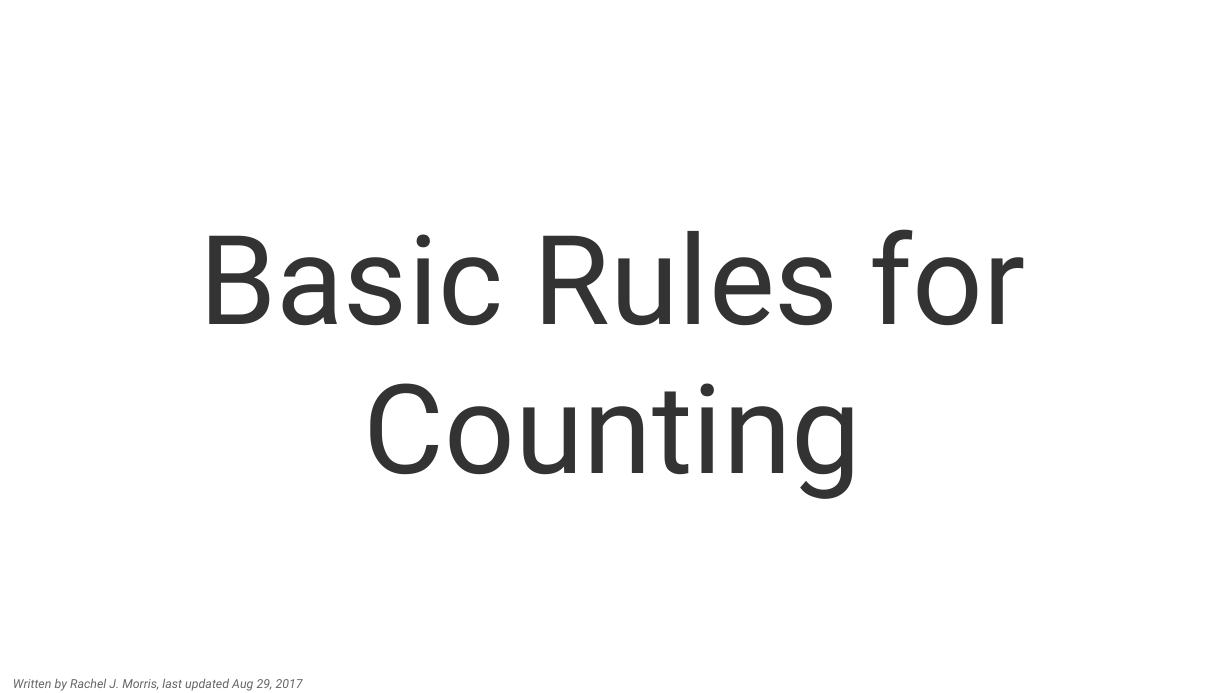
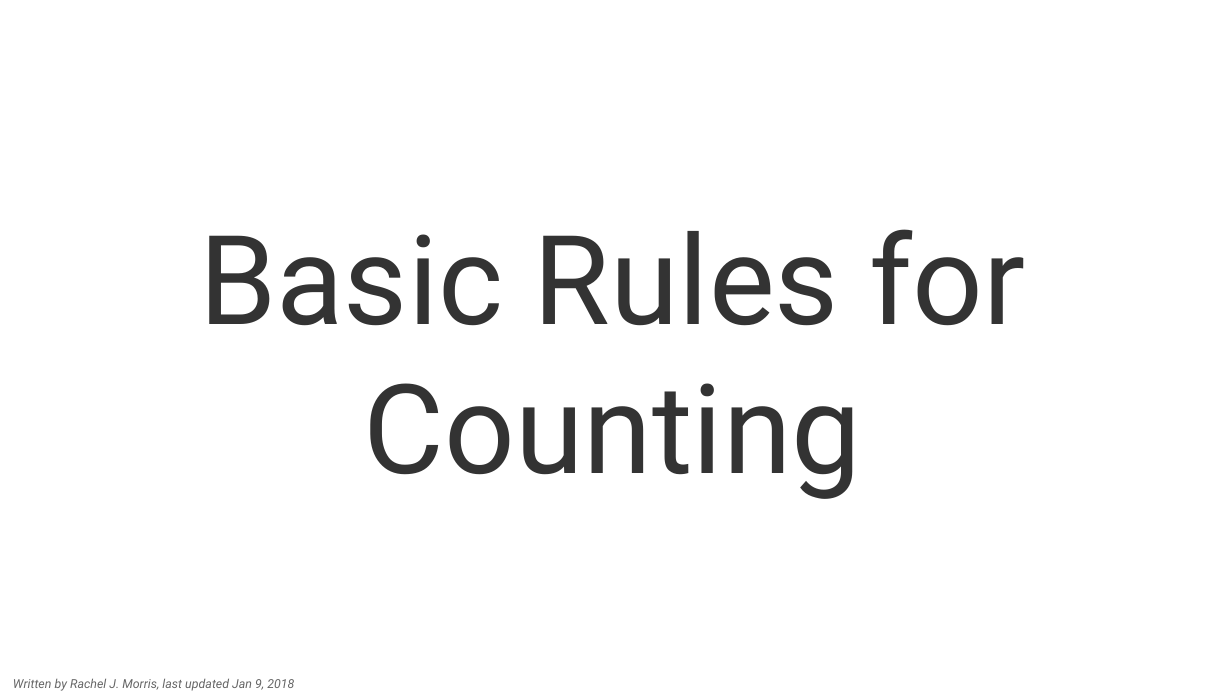
Before and after one commit to nguyenchithien/CS211-Discrete-Structures-II, a slide deck: slide 1 of Lectures/Lecture 5.2.odp. Drawn at 1232x693 pixels with LibreOffice and Linux fonts; fonts in the diff are those of the drawing; background and template pictures are left out. Boxes give left, top, right and bottom in pixels: in the first picture for what was removed or moved away, otherwise in the second. Text is boxed around its words. In the diff, an @@ line names an element or a change of style, - is before the commit and + after.

```diff
--- a/Lectures/Lecture 5.2.odp
+++ b/Lectures/Lecture 5.2.odp
@@ text at (x1=13, y1=678, x2=294, y2=691): text changed @@
-Written by Rachel J. Morris, last updated Aug 29, 2017
+Written by Rachel J. Morris, last updated Jan 9, 2018
```
Also in this commit, not shown: 12 other slides changed, 32 slides added, 1 slide removed, 8 other files.
